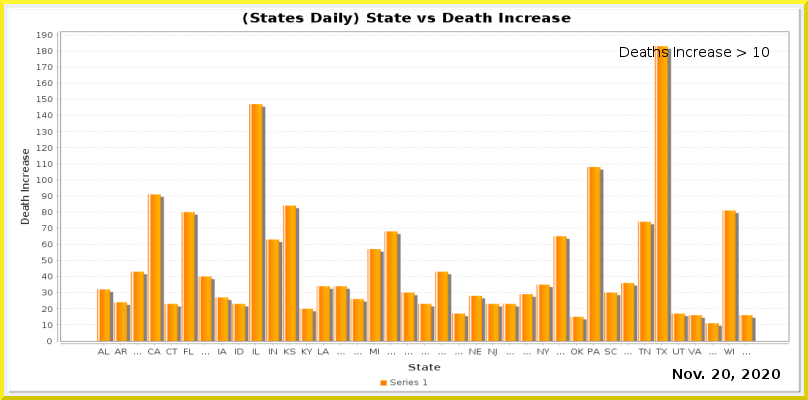
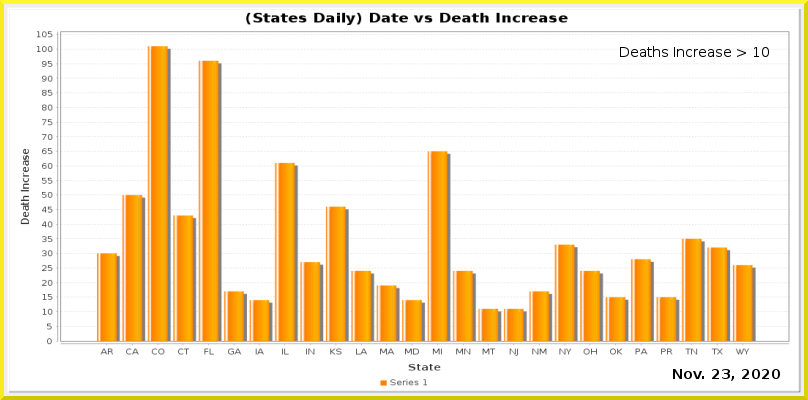
Layered file, before and after one edit (w=808, h=400). Changes by layer:
painted on "Current Date" over bbox(722, 369, 730, 379)
painted on "Date_vs_TestIncrease.png" over bbox(36, 12, 789, 356)
